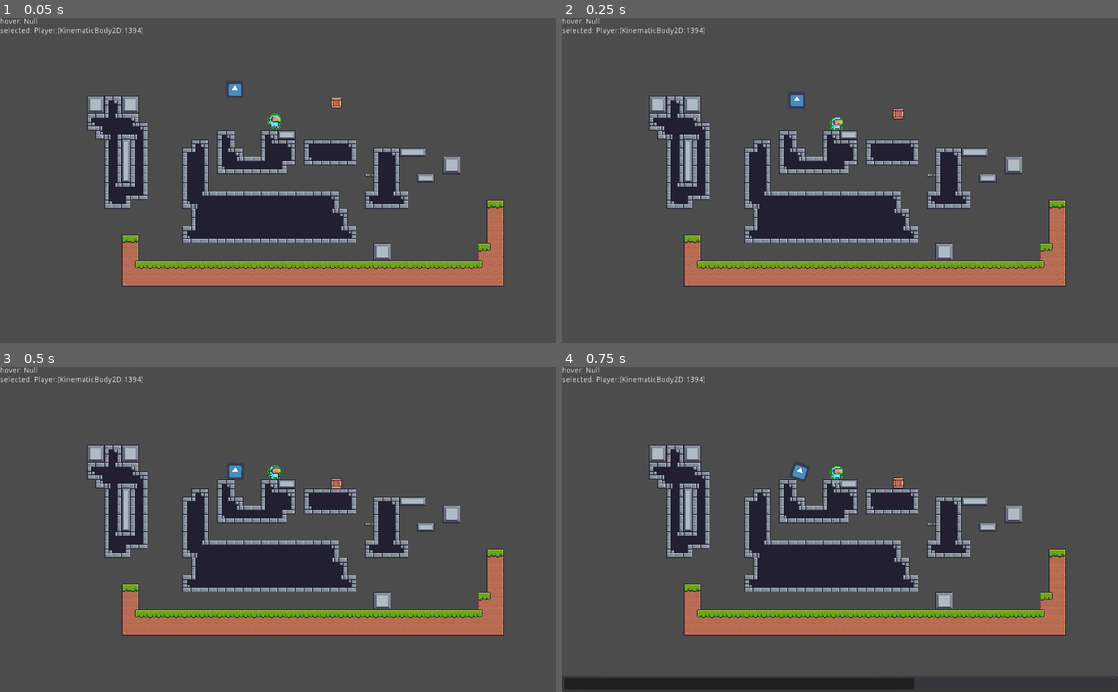
Above: before the commit, frames 1-4 (two rows, left to right).
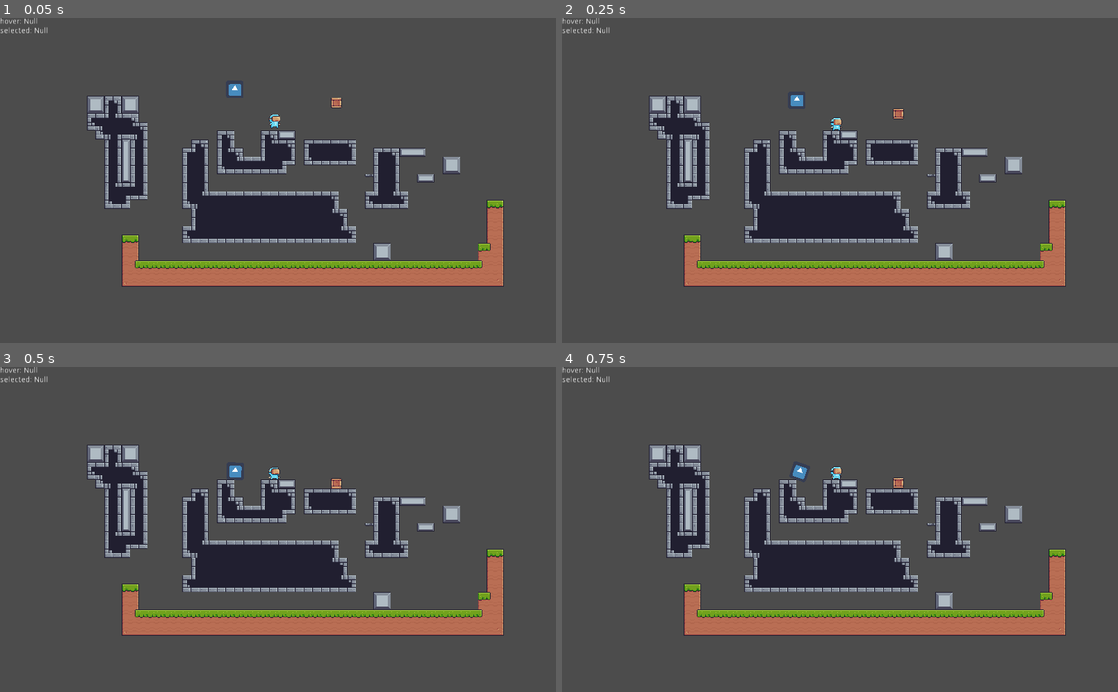
Above: after the commit, the same moments.

Repository: Odaem/Ramadam
Game: Godot game, scene res://test-level.tscn
Same seed, same stepped clock (60 frames per second), same inputs: the game is played once before the commit and once after it. The engine's default icon, where the game draws it, is replaced by a stand-in: a white triangle on a blue panel in a dark square.
Inputs (mouse positions are in pixels of both pictures, inside the frame that each line leads up to):
- Up to frame 1 (0.05 s): no input
- Up to frame 2 (0.25 s): no input
- Up to frame 3 (0.5 s): no input
- Up to frame 4 (0.75 s): move the mouse to (962, 513) at 0.52 s; hold D (player_move_right) from 0.53 s (still down); hold Q (rewind) from 0.53 s (still down); click (962, 513) at 0.67 s

The runs differ from the first frame. In frame 1, 0.2% of the frame differs, in the area x 6-51%, y 2-35%; in frame 2, 0.2%; in frame 3, 0.2%; in frame 4, 3.1%, in the area x 0-100%, y 2-100%.

Commit message:
Minor improvements to time rewind

Diff:
--- a/Brackeys Game Jam 2020.2/TimeRewind Prototype/Entity.gd
+++ b/Brackeys Game Jam 2020.2/TimeRewind Prototype/Entity.gd
@@ -2,6 +2,7 @@
 class_name Entity
 
 export var active: bool = true setget set_active, is_active
+var update = false
 
 export var gravity = Vector2(0, 800)
 var linear_velocity = Vector2()
@@ -36,9 +37,6 @@
 var hovered = false
 
 
-signal clicked
-
-
 func set_active(value: bool):
 	if active != value:
 		if value:
@@ -54,6 +52,7 @@
 func _activate():
 #	collision_layer = 2
 #	collision_mask = 1
+	update = true
 	$Rewinder.start_recording()
 	$Sprite.playing = true
 
@@ -67,9 +66,9 @@
 func _ready():
 	jump_strength = sqrt(2.0 * min_jump_height * gravity.length())
 	gravity = gravity.normalized() * ProjectSettings.get_setting("physics/2d/default_gravity")
-	if has_node("Rewinder"):
-		$Rewinder.saved_paths = saved_paths
-		$Rewinder.start_recording()
+	assert(has_node("Rewinder") and $Rewinder is Rewinder)
+	$Rewinder.saved_paths = saved_paths
+	$Rewinder.start_recording()
 
 
 func _process(delta):
@@ -89,6 +88,9 @@
 
 func _physics_process(delta):
 	if active:
+		if update:
+			$Rewinder.play_frame()
+			update = false
 		var speed_multiplier
 		var speed_in_move_dir = linear_velocity.dot(move_direction.normalized())
 		if move_direction.length_squared() != 0:
@@ -140,6 +142,11 @@
 
 		linear_velocity = new_linear_velocity
 
+		$Rewinder.record_frame()
+	else:
+		$Rewinder.step_time()
+		$Rewinder.play_frame()
+
 
 func _input_event(viewport, event, shape_idx):
 	if event.is_action_pressed("select_object"):
--- /dev/null
+++ b/Brackeys Game Jam 2020.2/TimeRewind Prototype/new attempt/Player.gd
@@ -0,0 +1,44 @@
+extends RewindableRigidBody2D
+
+
+export var move_force_strength = 5
+
+
+func _ready():
+	pass
+	$Rewinder.saved_paths += [
+		"Sprite:animation",
+		"Sprite:frame",
+		"Sprite:flip_h",
+#		":prev_transform"
+	]
+
+
+func _process(delta):
+	pass
+
+
+func _physics_process(delta):
+#	add_central_force(Vector2(20,0))
+	pass
+
+#onready var prev_transform = transform
+func _active_integrate_forces(state):
+	var acc = applied_force / mass + state.total_gravity
+	linear_velocity += acc * state.step
+	state.transform.origin += linear_velocity * state.step
+	pass
+
+
+func activate():
+	.activate()
+	$Sprite.playing = true
+
+
+func deactivate():
+	.deactivate()
+	$Sprite.playing = false
+
+
+func _on_body_shape_entered(body_id, body, body_shape, local_shape):
+	pass # Replace with function body.
--- /dev/null
+++ b/Brackeys Game Jam 2020.2/TimeRewind Prototype/new attempt/Player.tscn
@@ -0,0 +1,157 @@
+[gd_scene load_steps=34 format=2]
+
+[ext_resource path="res://new attempt/Player.gd" type="Script" id=1]
+[ext_resource path="res://outline.shader" type="Shader" id=2]
+[ext_resource path="res://new attempt/Rewinder.gd" type="Script" id=3]
+[ext_resource path="res://Assets/temp/Virtual Guy/Jump (32x32).png" type="Texture" id=4]
+[ext_resource path="res://Assets/temp/Virtual Guy/Fall (32x32).png" type="Texture" id=5]
+[ext_resource path="res://Assets/temp/Virtual Guy/Idle (32x32).png" type="Texture" id=6]
+[ext_resource path="res://Assets/temp/Virtual Guy/Run (32x32).png" type="Texture" id=7]
+
+[sub_resource type="ShaderMaterial" id=1]
+shader = ExtResource( 2 )
+shader_param/outline_width = 2.0
+shader_param/outline_color = null
+
+[sub_resource type="AtlasTexture" id=2]
+atlas = ExtResource( 6 )
+region = Rect2( 0, 0, 32, 32 )
+
+[sub_resource type="AtlasTexture" id=3]
+atlas = ExtResource( 6 )
+region = Rect2( 32, 0, 32, 32 )
+
+[sub_resource type="AtlasTexture" id=4]
+atlas = ExtResource( 6 )
+region = Rect2( 64, 0, 32, 32 )
+
+[sub_resource type="AtlasTexture" id=5]
+atlas = ExtResource( 6 )
+region = Rect2( 96, 0, 32, 32 )
+
+[sub_resource type="AtlasTexture" id=6]
+atlas = ExtResource( 6 )
+region = Rect2( 128, 0, 32, 32 )
+
+[sub_resource type="AtlasTexture" id=7]
+atlas = ExtResource( 6 )
+region = Rect2( 160, 0, 32, 32 )
+
+[sub_resource type="AtlasTexture" id=8]
+atlas = ExtResource( 6 )
+region = Rect2( 192, 0, 32, 32 )
+
+[sub_resource type="AtlasTexture" id=9]
+atlas = ExtResource( 6 )
+region = Rect2( 224, 0, 32, 32 )
+
+[sub_resource type="AtlasTexture" id=10]
+atlas = ExtResource( 6 )
+region = Rect2( 256, 0, 32, 32 )
+
+[sub_resource type="AtlasTexture" id=11]
+atlas = ExtResource( 6 )
+region = Rect2( 288, 0, 32, 32 )
+
+[sub_resource type="AtlasTexture" id=12]
+atlas = ExtResource( 6 )
+region = Rect2( 320, 0, 32, 32 )
+
+[sub_resource type="AtlasTexture" id=13]
+atlas = ExtResource( 7 )
+region = Rect2( 0, 0, 32, 32 )
+
+[sub_resource type="AtlasTexture" id=14]
+atlas = ExtResource( 7 )
+region = Rect2( 32, 0, 32, 32 )
+
+[sub_resource type="AtlasTexture" id=15]
+atlas = ExtResource( 7 )
+region = Rect2( 64, 0, 32, 32 )
+
+[sub_resource type="AtlasTexture" id=16]
+atlas = ExtResource( 7 )
+region = Rect2( 96, 0, 32, 32 )
+
+[sub_resource type="AtlasTexture" id=17]
+atlas = ExtResource( 7 )
+region = Rect2( 128, 0, 32, 32 )
+
+[sub_resource type="AtlasTexture" id=18]
+atlas = ExtResource( 7 )
+region = Rect2( 160, 0, 32, 32 )
+
+[sub_resource type="AtlasTexture" id=19]
+atlas = ExtResource( 7 )
+region = Rect2( 192, 0, 32, 32 )
+
+[sub_resource type="AtlasTexture" id=20]
+atlas = ExtResource( 7 )
+region = Rect2( 224, 0, 32, 32 )
+
+[sub_resource type="AtlasTexture" id=21]
+atlas = ExtResource( 7 )
+region = Rect2( 256, 0, 32, 32 )
+
+[sub_resource type="AtlasTexture" id=22]
+atlas = ExtResource( 7 )
+region = Rect2( 288, 0, 32, 32 )
+
+[sub_resource type="AtlasTexture" id=23]
+atlas = ExtResource( 7 )
+region = Rect2( 320, 0, 32, 32 )
+
+[sub_resource type="AtlasTexture" id=24]
+atlas = ExtResource( 7 )
+region = Rect2( 352, 0, 32, 32 )
+
+[sub_resource type="SpriteFrames" id=25]
+animations = [ {
+"frames": [ SubResource( 2 ), SubResource( 3 ), SubResource( 4 ), SubResource( 5 ), SubResource( 6 ), SubResource( 7 ), SubResource( 8 ), SubResource( 9 ), SubResource( 10 ), SubResource( 11 ), SubResource( 12 ) ],
+"loop": true,
+"name": "idle",
+"speed": 12.0
+}, {
+"frames": [ ExtResource( 4 ) ],
+"loop": false,
+"name": "jumping",
+"speed": 1.0
+}, {
+"frames": [ ExtResource( 5 ) ],
+"loop": false,
+"name": "falling",
+"speed": 1.0
+}, {
+"frames": [ SubResource( 13 ), SubResource( 14 ), SubResource( 15 ), SubResource( 16 ), SubResource( 17 ), SubResource( 18 ), SubResource( 19 ), SubResource( 20 ), SubResource( 21 ), SubResource( 22 ), SubResource( 23 ), SubResource( 24 ) ],
+"loop": true,
+"name": "running",
+"speed": 12.0
+} ]
+
+[sub_resource type="RectangleShape2D" id=26]
+extents = Vector2( 7.5, 12 )
+
+[node name="Player" type="RigidBody2D"]
+collision_layer = 10
+collision_mask = 5
+mode = 2
+custom_integrator = true
+continuous_cd = 2
+contacts_reported = 6
+contact_monitor = true
+script = ExtResource( 1 )
+
+[node name="Sprite" type="AnimatedSprite" parent="."]
+material = SubResource( 1 )
+position = Vector2( 0, -16 )
+frames = SubResource( 25 )
+animation = "idle"
+frame = 7
+playing = true
+
+[node name="CollisionShape2D" type="CollisionShape2D" parent="."]
+position = Vector2( 0, -12 )
+shape = SubResource( 26 )
+
+[node name="Rewinder" type="Node" parent="."]
+script = ExtResource( 3 )
--- /dev/null
+++ b/Brackeys Game Jam 2020.2/TimeRewind Prototype/new attempt/RewindableKinematicBody2D.gd
@@ -0,0 +1,5 @@
+extends KinematicBody2D
+class_name RewindableKinematicBody2D
+
+func _ready():
+	pass
--- a/Brackeys Game Jam 2020.2/TimeRewind Prototype/new attempt/RewindableRigidBody2D.gd
+++ b/Brackeys Game Jam 2020.2/TimeRewind Prototype/new attempt/RewindableRigidBody2D.gd
@@ -1,12 +1,11 @@
 extends RigidBody2D
+class_name RewindableRigidBody2D
 
-
-var prev_transform
 onready var v_transform = transform
 onready var v_linear_velocity = linear_velocity
 onready var v_angular_velocity = angular_velocity
 
-var saved_paths = [
+const saved_paths = [
 	":v_transform",
 	":v_linear_velocity",
 	":v_angular_velocity"
@@ -38,7 +37,10 @@
 
 func _physics_process(delta):
 	if not active:
+		$Rewinder.step_time()
+		$Rewinder.play_frame()
 		transform = v_transform
+
 
 func _integrate_forces(state):
 	if active:
@@ -47,16 +49,21 @@
 			state.linear_velocity = v_linear_velocity
 			state.angular_velocity = v_angular_velocity
 			update = false
-		state.integrate_forces()
+		_active_integrate_forces(state)
 		v_transform = state.transform
 		v_linear_velocity = state.linear_velocity
 		v_angular_velocity = state.angular_velocity
+		$Rewinder.record_frame()
 	else:
 		var d_pos = v_transform.origin - state.transform.origin
 		var d_rot = v_transform.get_rotation() - state.transform.get_rotation()
 		state.linear_velocity = d_pos / state.step
 		state.angular_velocity = d_rot / state.step
 		state.transform = v_transform
+
+
+func _active_integrate_forces(state: Physics2DDirectBodyState):
+	state.integrate_forces()
 
 
 func set_active(value: bool):
--- a/Brackeys Game Jam 2020.2/TimeRewind Prototype/new attempt/Rewinder.gd
+++ b/Brackeys Game Jam 2020.2/TimeRewind Prototype/new attempt/Rewinder.gd
@@ -14,16 +14,18 @@
 export var playing = false
 
 func _ready():
+#	process_priority = get_parent().process_priority - 1
 	pass
 
 
 func _physics_process(delta):
-	if recording:
-		record_frame()
-		time = time_data.size()
-	elif playing:
-		time = min(max(time + playback_speed, 0), max(time_data.size() - 1, 0))
-		play_frame()
+#	if recording:
+#		record_frame()
+#		time = time_data.size()
+#	elif playing:
+#		step_time()
+#		play_frame()
+	pass
 
 
 func start_recording():
@@ -42,6 +44,7 @@
 	recording = false
 	playing = false
 
+
 #var rec_count = 0
 func record_frame(at_time: int = time_data.size()):
 	var frame = {}
@@ -51,6 +54,8 @@
 #	if rec_count % 120 == 0:
 #		print(at_time, "\n", frame)
 	set_frame(frame, at_time)
+	time = at_time
+
 
 #var play_count = 0
 func play_frame(at_time: int = time):
@@ -103,6 +108,10 @@
 	playback_speed = value
 
 
+func step_time():
+	time = min(max(time + playback_speed, 0), max(time_data.size() - 1, 0))
+
+
 func calc_playback_speed_from_level(level: int):
 	return sign(level) * pow(2.0, abs(level) - 1)
 
--- a/Brackeys Game Jam 2020.2/TimeRewind Prototype/project.godot
+++ b/Brackeys Game Jam 2020.2/TimeRewind Prototype/project.godot
@@ -14,6 +14,16 @@
 "language": "GDScript",
 "path": "res://Entity.gd"
 }, {
+"base": "KinematicBody2D",
+"class": "RewindableKinematicBody2D",
+"language": "GDScript",
+"path": "res://new attempt/RewindableKinematicBody2D.gd"
+}, {
+"base": "RigidBody2D",
+"class": "RewindableRigidBody2D",
+"language": "GDScript",
+"path": "res://new attempt/RewindableRigidBody2D.gd"
+}, {
 "base": "Node",
 "class": "Rewinder",
 "language": "GDScript",
@@ -21,6 +31,8 @@
 } ]
 _global_script_class_icons={
 "Entity": "",
+"RewindableKinematicBody2D": "",
+"RewindableRigidBody2D": "",
 "Rewinder": ""
 }
 
--- a/Brackeys Game Jam 2020.2/TimeRewind Prototype/test-level.tscn
+++ b/Brackeys Game Jam 2020.2/TimeRewind Prototype/test-level.tscn
@@ -1,6 +1,6 @@
 [gd_scene load_steps=52 format=2]
 
-[ext_resource path="res://Player.tscn" type="PackedScene" id=1]
+[ext_resource path="res://new attempt/Player.tscn" type="PackedScene" id=1]
 [ext_resource path="res://Assets/temp/Terrain (16x16).png" type="Texture" id=2]
 [ext_resource path="res://Assets/temp/Box1/Idle.png" type="Texture" id=4]
 [ext_resource path="res://ObjectPicker.tscn" type="PackedScene" id=6]
@@ -464,7 +464,9 @@
 [node name="Node2D" type="Node2D"]
 
 [node name="ObjectPicker" parent="." instance=ExtResource( 6 )]
-default_selected = NodePath("../Player")
+
+[node name="Player" parent="." instance=ExtResource( 1 )]
+position = Vector2( 505.413, 203.18 )
 
 [node name="Collidables" type="StaticBody2D" parent="."]
 
@@ -474,14 +476,6 @@
 collision_use_parent = true
 format = 1
 tile_data = PoolIntArray( 589834, 1, 65537, 589835, 1, 65538, 589836, 0, 0, 589837, 0, 2, 589838, 1, 65537, 589839, 1,  …(7945 unchanged characters)…
-
-[node name="Player" parent="." instance=ExtResource( 1 )]
-position = Vector2( 505.413, 203.18 )
-input_pickable = true
-collision_layer = 10
-collision_mask = 5
-movement_acceleration = 1600.0
-SpawnPosition = NodePath("../Spawnpoint")
 
 [node name="PlayArea" type="Area2D" parent="."]
 visible = false
@@ -531,4 +525,5 @@
 
 [node name="Rewinder" type="Node" parent="RigidBody2D2"]
 script = ExtResource( 7 )
+[connection signal="body_shape_entered" from="Player" to="Player" method="_on_body_shape_entered"]
 [connection signal="body_exited" from="PlayArea" to="PlayArea" method="_on_body_exited"]
